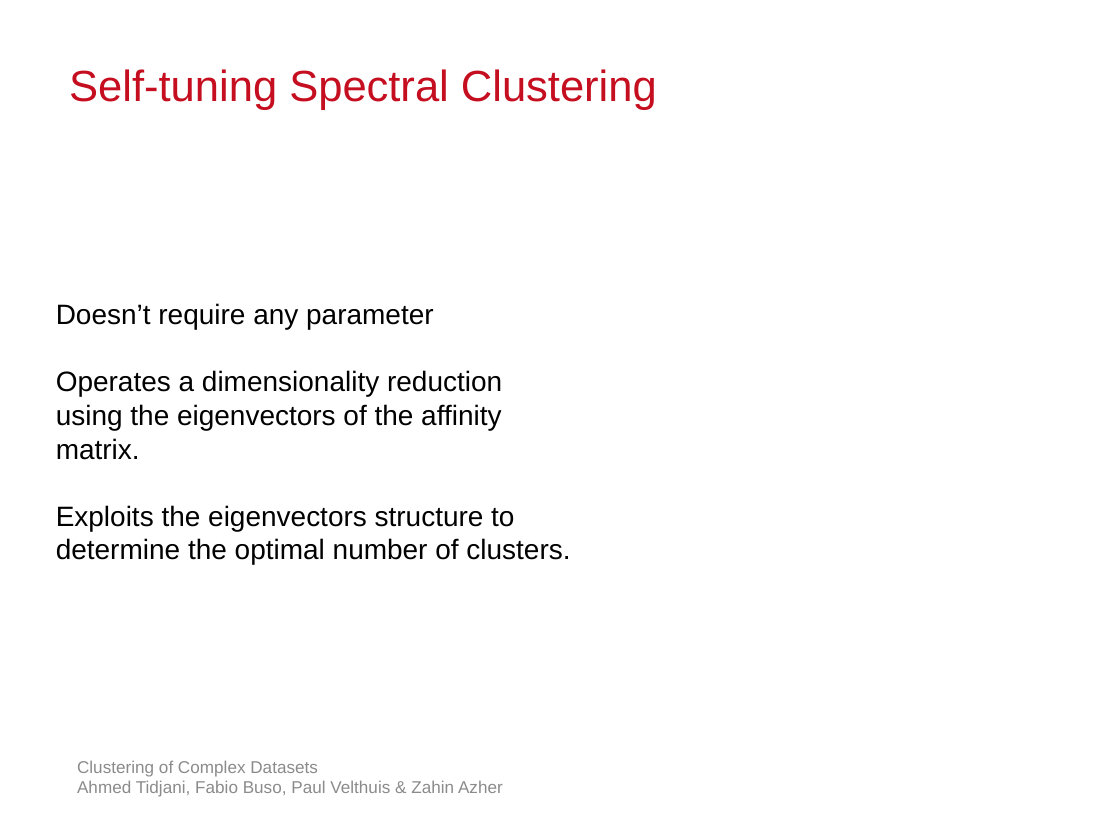
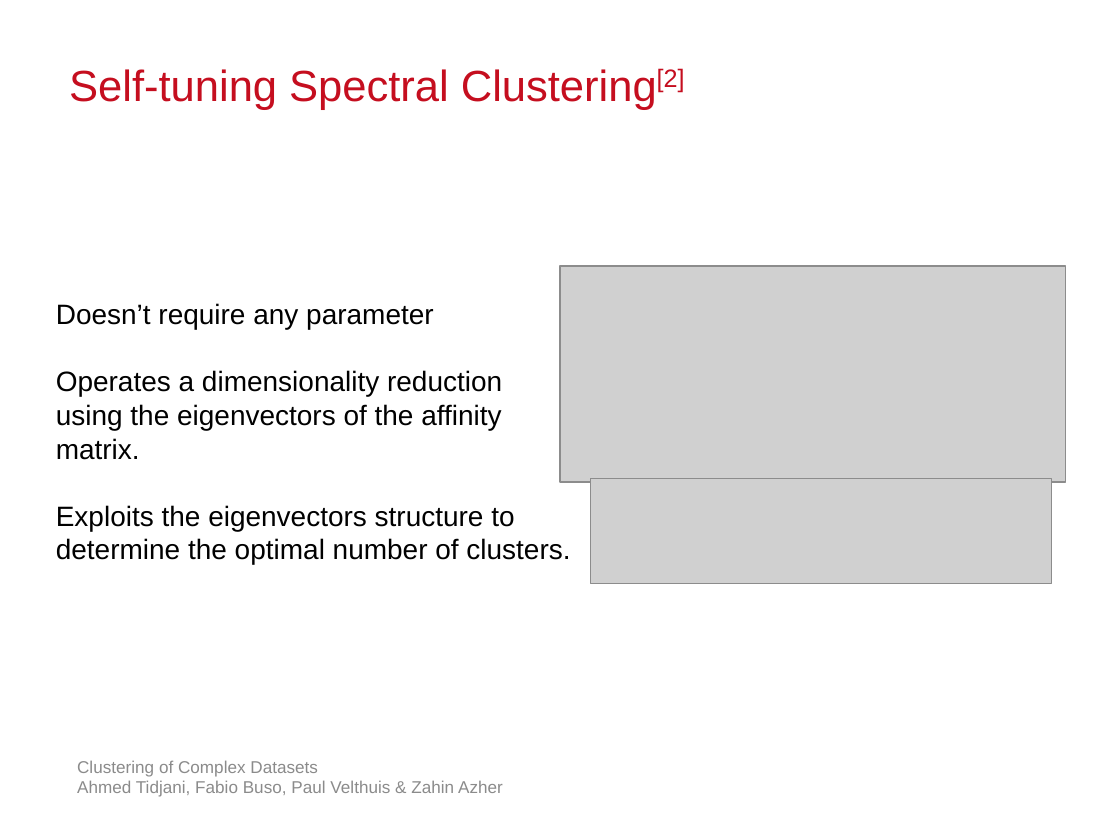
Before and after one commit to atidjani/IoSL_Clustering, a slide deck: slide 6 of Presentations/Milestone.pptx. Drawn at 1120x840 pixels with LibreOffice and Linux fonts; fonts in the diff are those of the drawing; grey boxes stand for pictures; background and template pictures are left out. Boxes give left, top, right and bottom in pixels: in the first picture for what was removed or moved away, otherwise in the second. Text is boxed around its words. In the diff, an @@ line names an element or a change of style, - is before the commit and + after.

Commit message:
Update presentation

```diff
--- a/Presentations/Milestone.pptx
+++ b/Presentations/Milestone.pptx
@@ text at [69, 68, 685, 110]: text changed @@
-Self-tuning Spectral Clustering
+Self-tuning Spectral Clustering[2]
@@ picture added at [560, 267, 1065, 483] @@
@@ picture added at [591, 479, 1052, 584] @@
```
Also in this commit, not shown: 5 other slides changed, 1 slide added.
